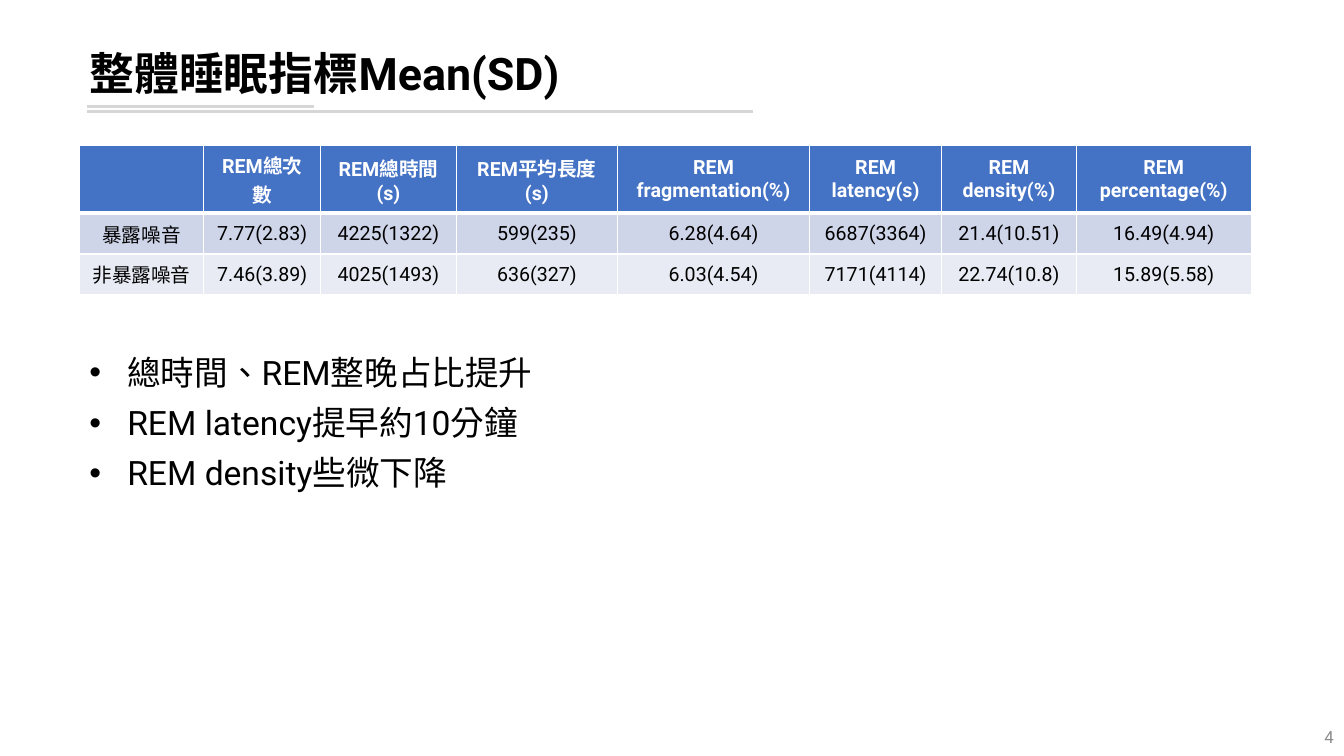
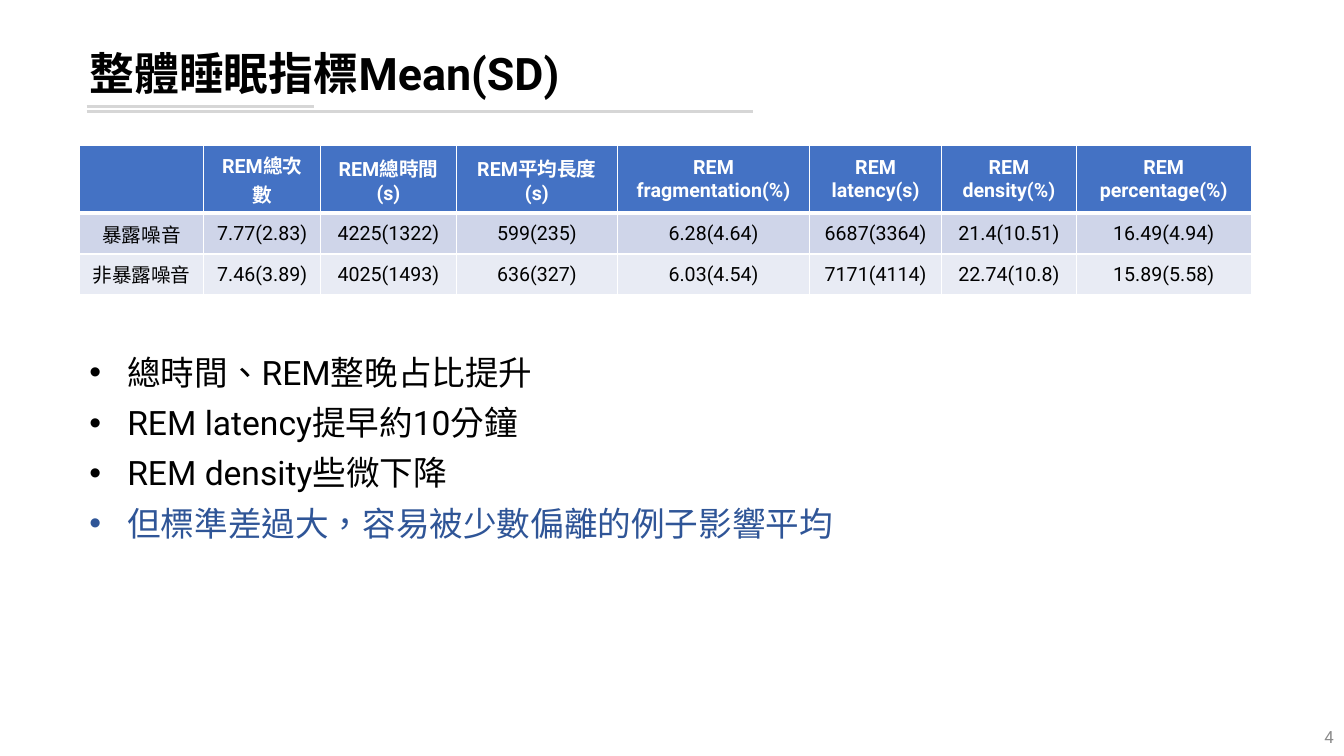
Before and after one commit to leooel97895750/REM_DataMining, a slide deck: slide 4 of 20210804_REM分析.pptx. Drawn at 1344x756 pixels with LibreOffice and Linux fonts; fonts in the diff are those of the drawing. Boxes give left, top, right and bottom in pixels: in the first picture for what was removed or moved away, otherwise in the second. Text is boxed around its words. In the diff, an @@ line names an element or a change of style, - is before the commit and + after.

```diff
--- a/20210804_REM分析.pptx
+++ b/20210804_REM分析.pptx
@@ text at box(127, 507, 833, 539): paragraph added @@
+• 但標準差過大，容易被少數偏離的例子影響平均
```
Also in this commit, not shown: 13 other slides changed, 9 slides added, 6 slides removed, 3 other files.
